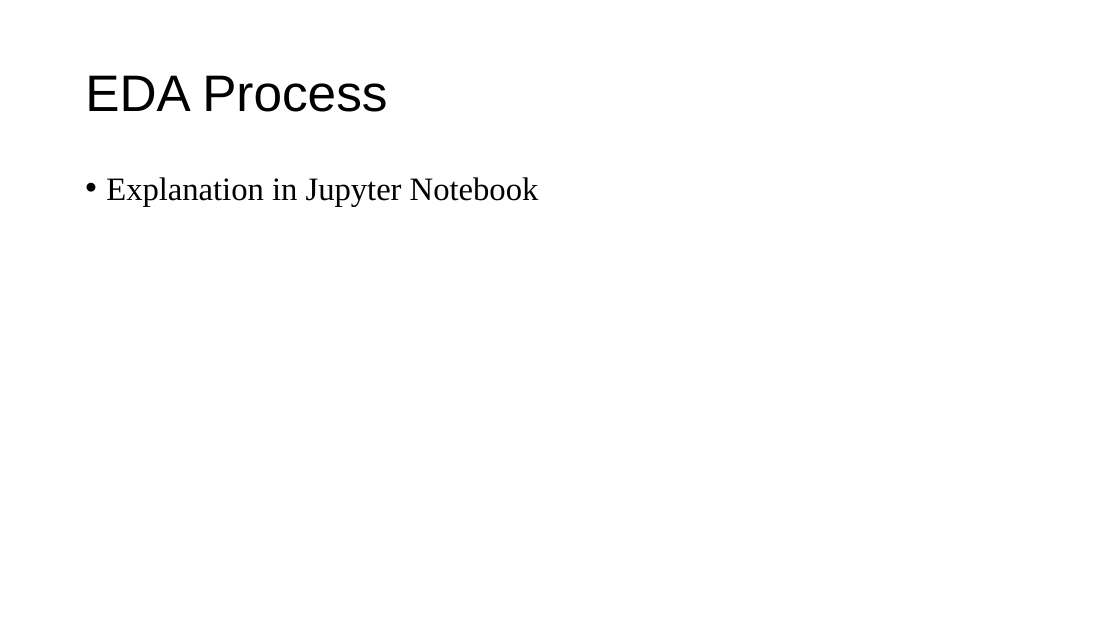
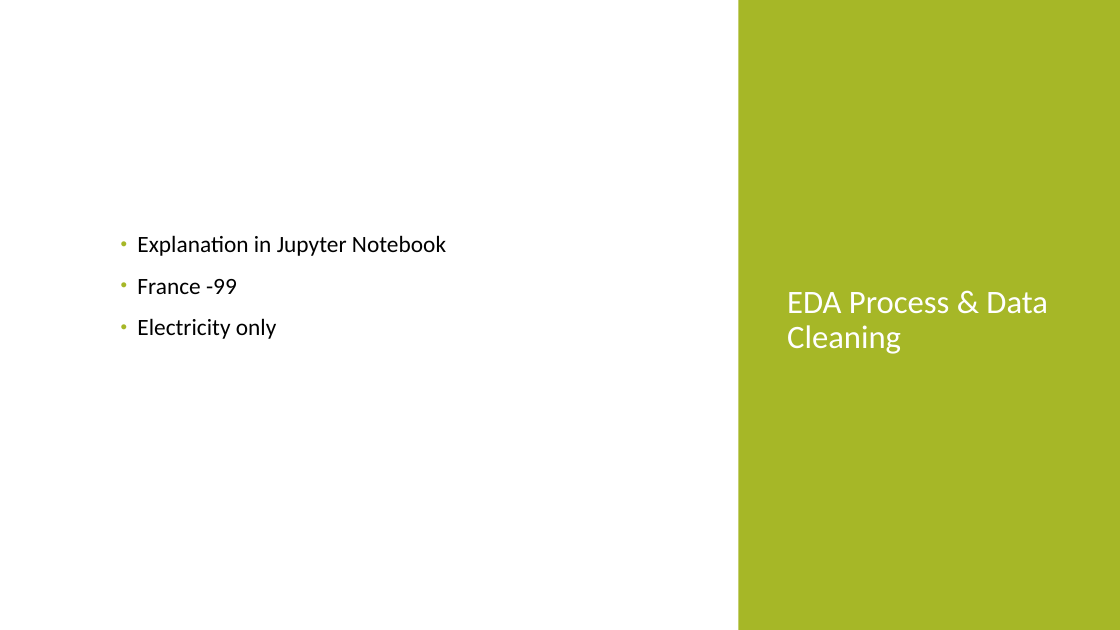
Before and after one commit to Mybiss55/DataAnalyticsProjects, a slide deck: slide 5 of Climate Change Presentation.pptx (slide 6 before the commit). Drawn at 1120x630 pixels with LibreOffice and Linux fonts; fonts in the diff are those of the drawing. Boxes give left, top, right and bottom in pixels: in the first picture for what was removed or moved away, otherwise in the second. Text is boxed around its words. In the diff, an @@ line names an element or a change of style, - is before the commit and + after.

```diff
--- a/Climate Change Presentation.pptx
+++ b/Climate Change Presentation.pptx
@@ rectangle added at (0, 0, 1120, 630), fill #FFFFFF @@
@@ rectangle added at (739, 0, 1120, 630), fill #A6B727 @@
@@ text "Explanation in Jupyter Notebook": place and size @@
-text "Explanation in Jupyter Notebook" at (106, 177, 539, 206)
+text "Explanation in Jupyter Notebook" at (137, 235, 446, 339)
@@ text "Explanation in Jupyter Notebook" at (137, 235, 446, 339): vertical alignment top to middle @@
@@ text at (137, 235, 446, 256): size 28 to 20 pt, font Times New Roman to Calibri in "Explanation in Jupyter Notebook"; indent changed; more space between paragraphs @@
@@ text at (137, 279, 276, 339): paragraphs added @@
+• France -99
+• Electricity only
@@ title at (787, 292, 1048, 354): text changed; size 44 to 28 pt; font Arial to Calibri; text colour #000000 to #FFFFFF @@
-EDA Process
+EDA Process & Data Cleaning
```
Also in this commit, not shown: 7 other slides changed, 6 slides added, 3 slides removed, 5 other files.
